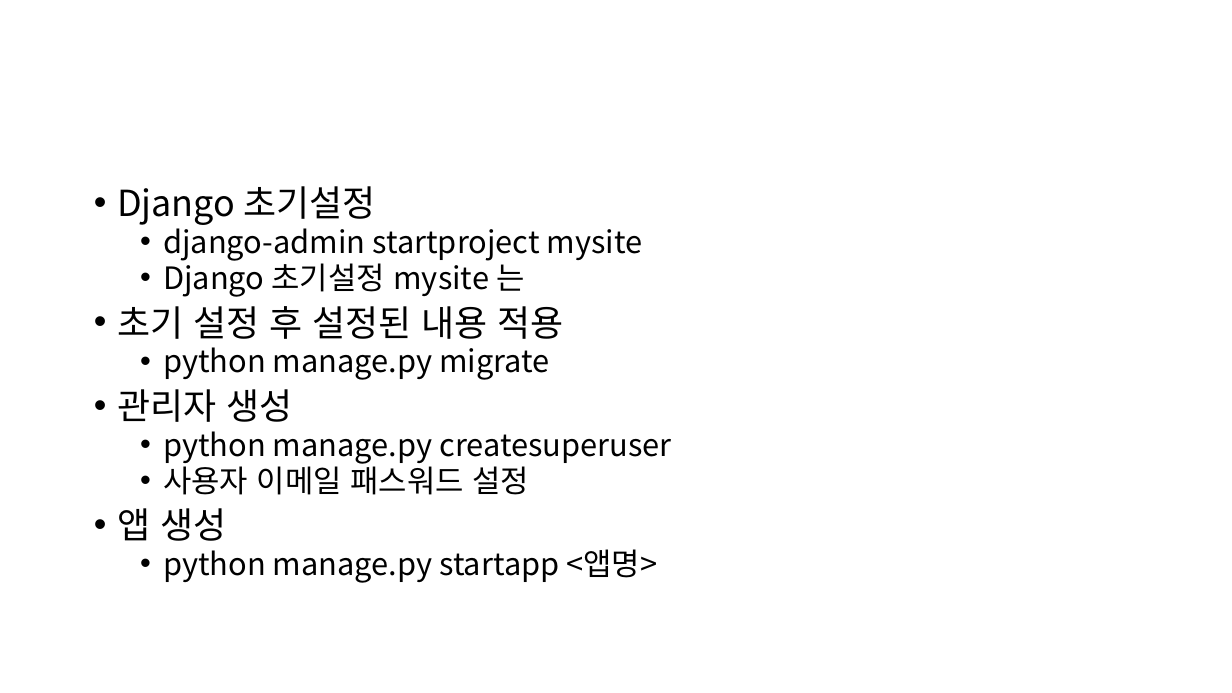
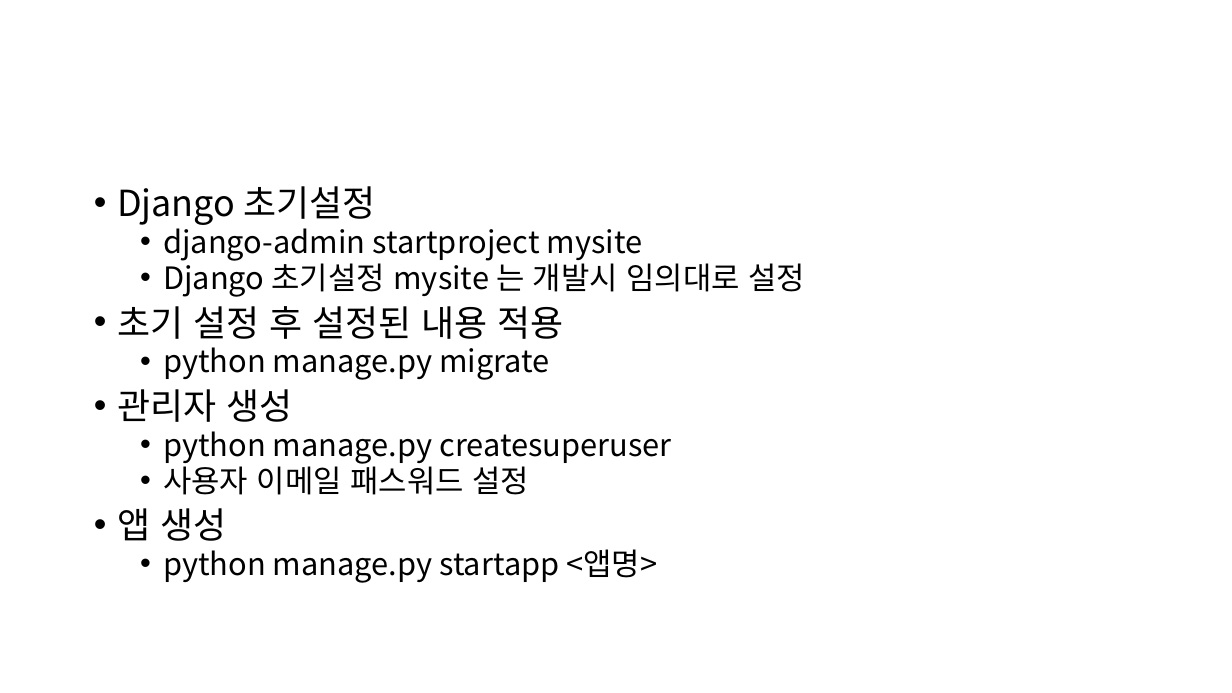
Before and after one commit to linkz73/django, a slide deck: slide 9 of 텐서-window.pptx. Drawn at 1232x693 pixels with LibreOffice and Linux fonts; fonts in the diff are those of the drawing. Boxes give left, top, right and bottom in pixels: in the first picture for what was removed or moved away, otherwise in the second. Text is boxed around its words. In the diff, an @@ line names an element or a change of style, - is before the commit and + after.

```diff
--- a/텐서-window.pptx
+++ b/텐서-window.pptx
@@ text at (163,258,806,297): text changed @@
-  • Django 초기설정 mysite 는
+  • Django 초기설정 mysite 는 개발시 임의대로 설정
```
Also in this commit, not shown: 1 other slide changed, 2 other files.
